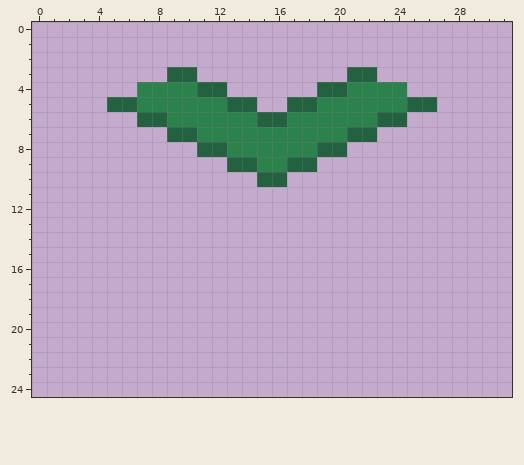
A pixel-art sprite gets an edit: trunk/images/tiles/circuit5.png. Above: the version before the commit.
The file is 32x25 pixels. The old version is drawn lined up with the new one.
Now the later version:
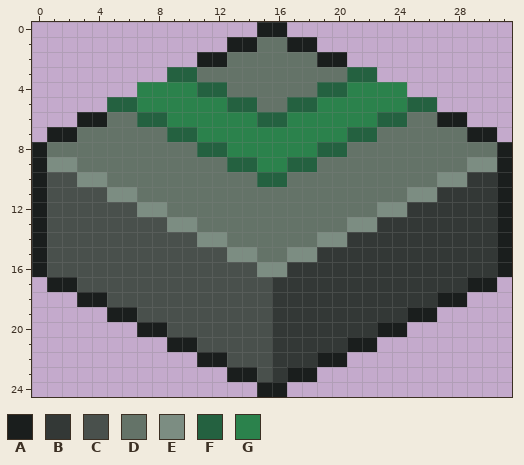
Palette (. is transparent): A #1a1e1d  B #333836  C #49504c  D #647368  E #7c8d82  F #246140  G #2b824c
The author wrote: put the circuits on tiles
Difference:
whole drawing moved by +0,-8 (the old picture is shown already moved)
@@ x 0..31 @@
- 0 ................................
- 1 ................................
- 2 ................................
- 3 .........FF..........FF.........
- 4 .......GGGGFF......FFGGGG.......
- 5 .....FFGGGGGGFF..FFGGGGGGFF.....
- 6 .......FFGGGGGGFFGGGGGGFF.......
- 7 .........FFGGGGGGGGGGFF.........
- 8 ...........FFGGGGGGFF...........
- 9 .............FFGGFF.............
-10 ...............FF...............
-11 ................................
-12 ................................
-13 ................................
-14 ................................
-15 ................................
-16 ................................
-17 ................................
-18 ................................
-19 ................................
-20 ................................
-21 ................................
-22 ................................
-23 ................................
-24 ................................
+ 0 ...............AA...............
+ 1 .............AADDAA.............
+ 2 ...........AADDDDDDAA...........
+ 3 .........FFDDDDDDDDDDFF.........
+ 4 .......GGGGFFDDDDDDFFGGGG.......
+ 5 .....FFGGGGGGFFDDFFGGGGGGFF.....
+ 6 ...AADDFFGGGGGGFFGGGGGGFFDDAA...
+ 7 .AADDDDDDFFGGGGGGGGGGFFDDDDDDAA.
+ 8 ADDDDDDDDDDFFGGGGGGFFDDDDDDDDDDA
+ 9 AEEDDDDDDDDDDFFGGFFDDDDDDDDDDEEA
+10 ACCEEDDDDDDDDDDFFDDDDDDDDDDEEBBA
+11 ACCCCEEDDDDDDDDDDDDDDDDDDEEBBBBA
+12 ACCCCCCEEDDDDDDDDDDDDDDEEBBBBBBA
+13 ACCCCCCCCEEDDDDDDDDDDEEBBBBBBBBA
+14 ACCCCCCCCCCEEDDDDDDEEBBBBBBBBBBA
+15 ACCCCCCCCCCCCEEDDEEBBBBBBBBBBBBA
+16 ACCCCCCCCCCCCCCEEBBBBBBBBBBBBBBA
+17 .AACCCCCCCCCCCCCBBBBBBBBBBBBBAA.
+18 ...AACCCCCCCCCCCBBBBBBBBBBBAA...
+19 .....AACCCCCCCCCBBBBBBBBBAA.....
+20 .......AACCCCCCCBBBBBBBAA.......
+21 .........AACCCCCBBBBBAA.........
+22 ...........AACCCBBBAA...........
+23 .............AACBAA.............
+24 ...............AA...............
Pixel boxes of the changes (left, top, right, bottom) in both pictures:
added: (32, 22, 512, 397)
